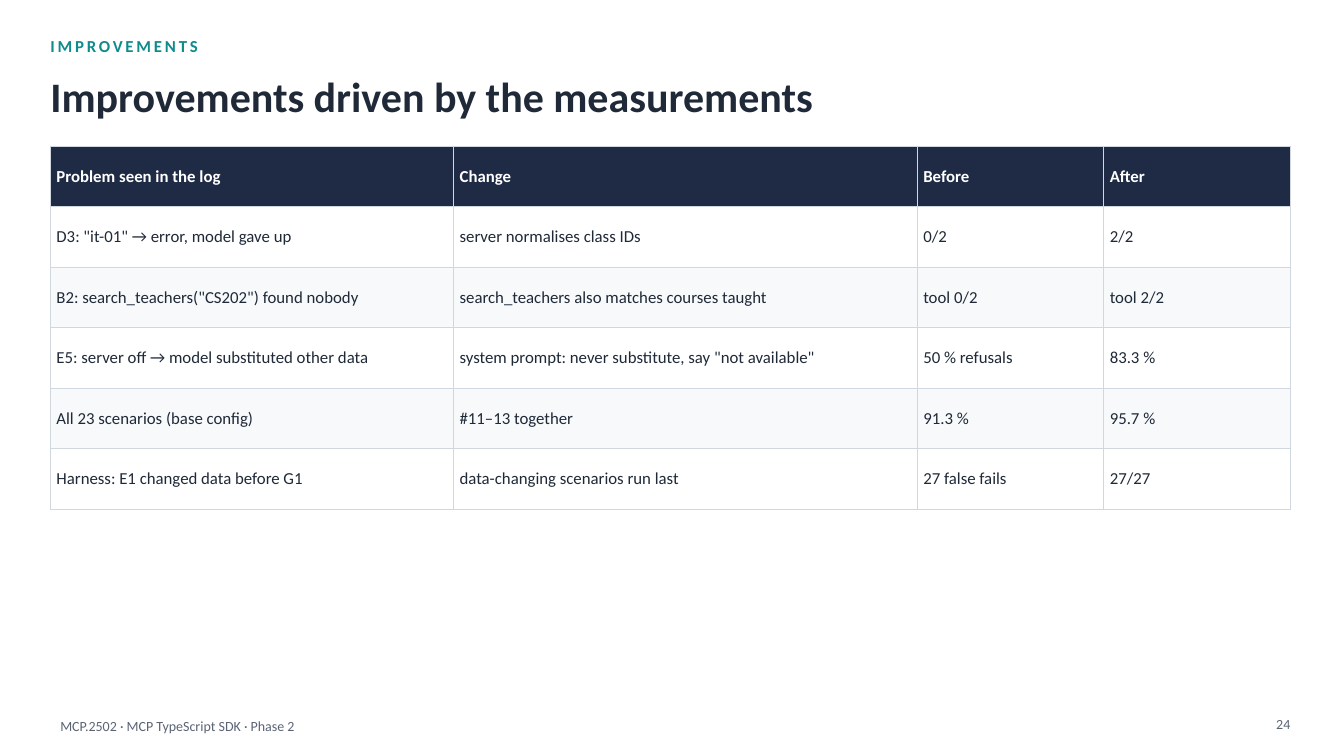
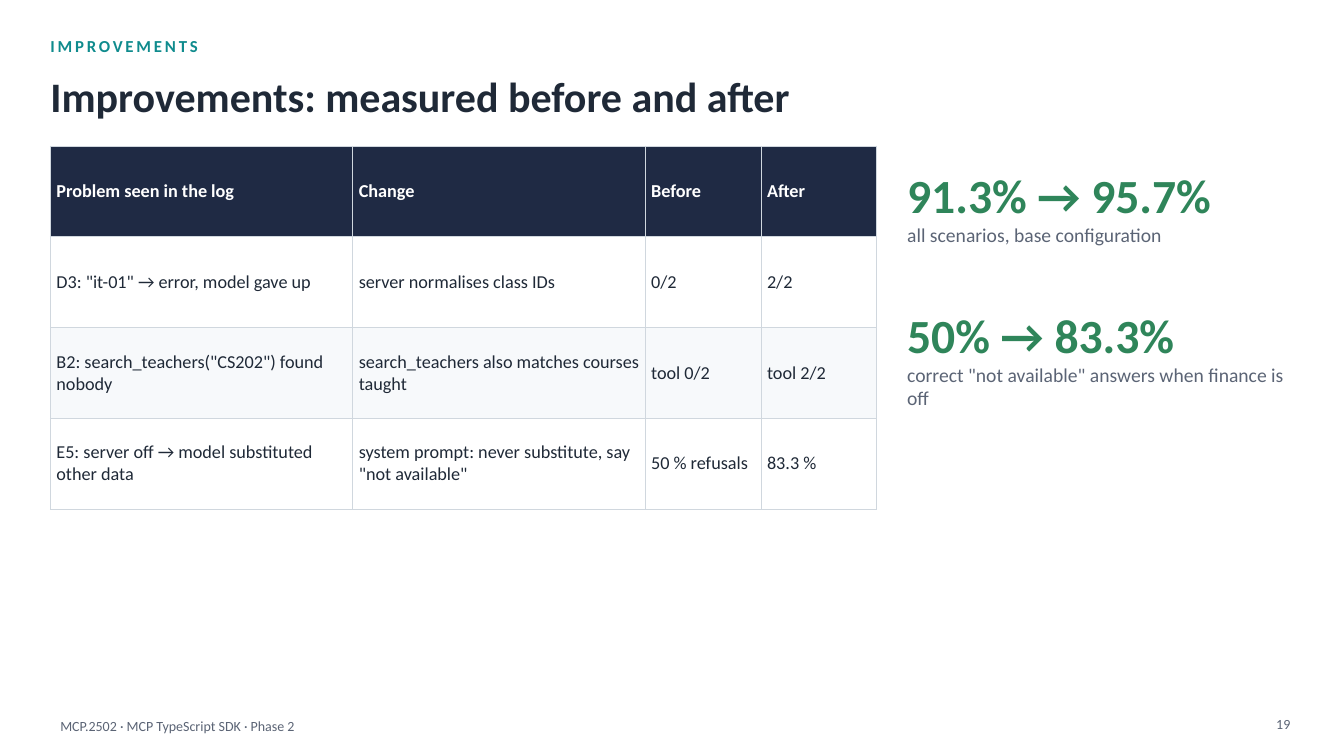
Before and after one commit to HaHiepThanh/mcp-ts, a slide deck: slide 19 of phase2/MCP-TS-SDK-phase2.pptx (slide 24 before the commit). Drawn at 1344x756 pixels with LibreOffice and Linux fonts; fonts in the diff are those of the drawing. Boxes give left, top, right and bottom in pixels: in the first picture for what was removed or moved away, otherwise in the second. Text is boxed around its words. In the diff, an @@ line names an element or a change of style, - is before the commit and + after.

```diff
--- a/phase2/MCP-TS-SDK-phase2.pptx
+++ b/phase2/MCP-TS-SDK-phase2.pptx
@@ text at [50,82,790,119]: text changed @@
-Improvements driven by the measurements
+Improvements: measured before and after
@@ table at [50,146,877,484] @@
-row 5: All 23 scenarios (base config) | #11–13 together | 91.3 % | 95.7 %
-row 6: Harness: E1 changed data before G1 | data-changing scenarios run last | 27 false fails | 27/27
@@ table: place and size @@
-table at [50,146,1291,491]
+table at [50,146,877,484]
@@ text added at [907,180,1211,246], 14 pt, text #5B6475 @@
+91.3% → 95.7%
+all scenarios, base configuration
@@ text added at [907,320,1283,405], 14 pt, text #5B6475 @@
+50% → 83.3%
+correct "not available" answers when finance is off
@@ page number at [1276,720,1290,729]: text changed @@
-24
+19
```
Also in this commit, not shown: 17 other slides changed, 15 slides added, 10 slides removed, 5 other files.
